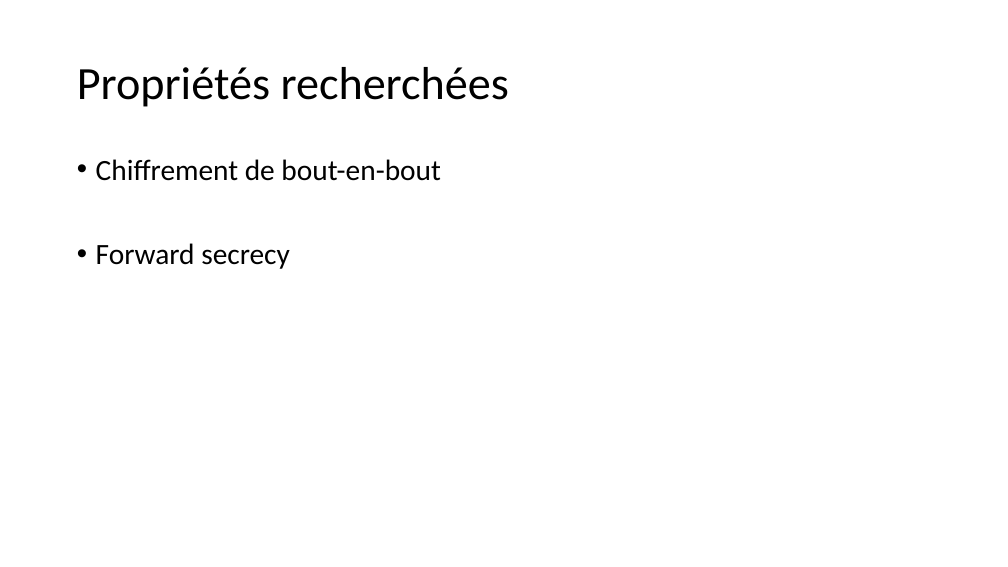
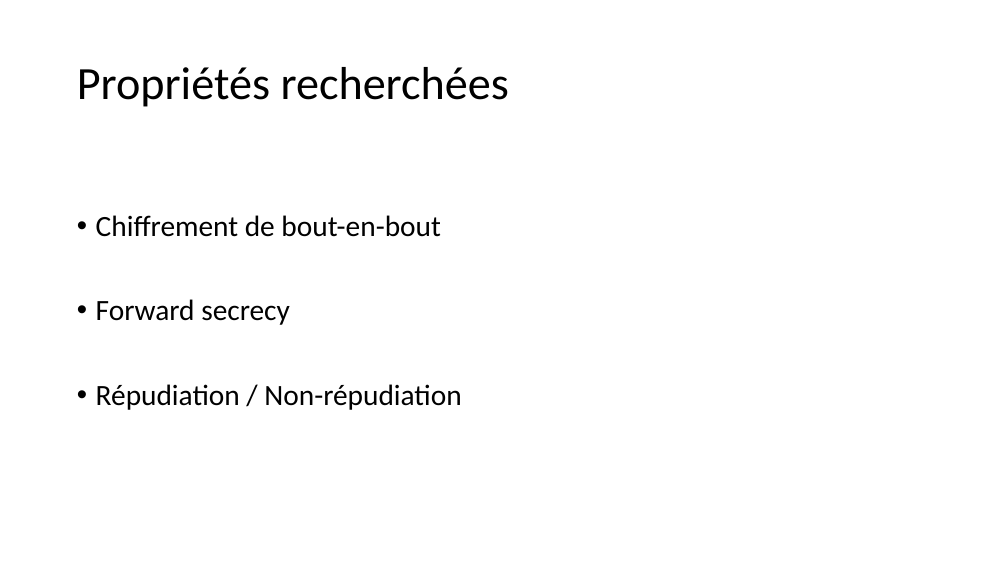
Before and after one commit to mbonjour/TB_Bonjour, a slide deck: slide 7 of Presentation/Presentation_TB_Mickael_Bonjour.pptx. Drawn at 1008x567 pixels with LibreOffice and Linux fonts; fonts in the diff are those of the drawing; background and template pictures are left out. Boxes give left, top, right and bottom in pixels: in the first picture for what was removed or moved away, otherwise in the second. Text is boxed around its words. In the diff, an @@ line names an element or a change of style, - is before the commit and + after.

```diff
--- a/Presentation/Presentation_TB_Mickael_Bonjour.pptx
+++ b/Presentation/Presentation_TB_Mickael_Bonjour.pptx
@@ text "Chiffrement de bout-en-bout" moved from (x1=96, y1=159, x2=440, y2=269) to (x1=96, y1=215, x2=461, y2=410) @@
@@ text at (x1=96, y1=384, x2=461, y2=410): paragraph added @@
+• Répudiation / Non-répudiation
```
Also in this commit, not shown: 16 other slides changed, 5 slides added, 1 slide removed.
